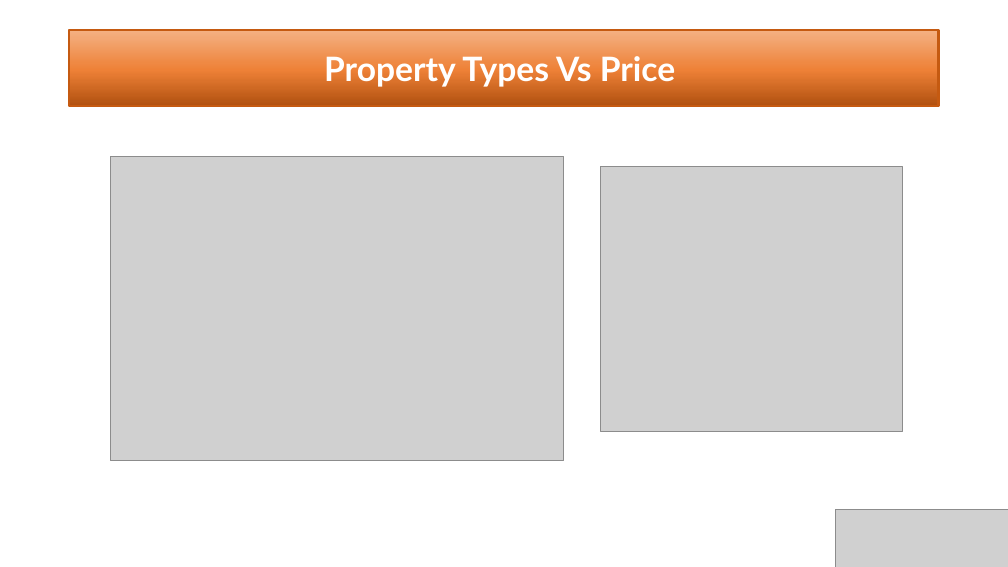
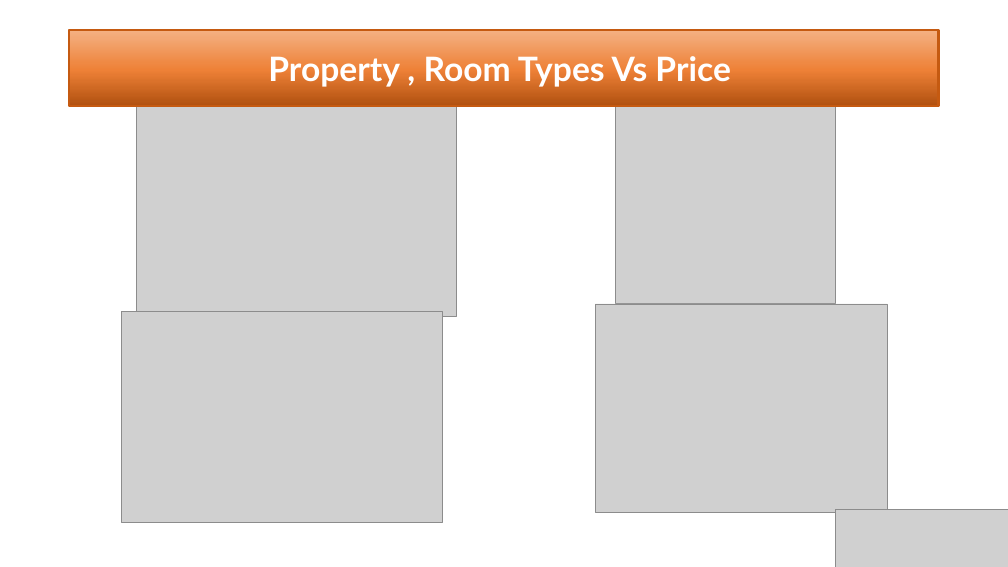
Before and after one commit to SaranyaPandiaraj/Futuristic-Airbnb, a slide deck: slide 19 of Futuristic_Airbnb.pptx. Drawn at 1008x567 pixels with LibreOffice and Linux fonts; fonts in the diff are those of the drawing; grey boxes stand for pictures. Boxes give left, top, right and bottom in pixels: in the first picture for what was removed or moved away, otherwise in the second. Text is boxed around its words. In the diff, an @@ line names an element or a change of style, - is before the commit and + after.

```diff
--- a/Futuristic_Airbnb.pptx
+++ b/Futuristic_Airbnb.pptx
@@ title at bbox=[268, 56, 730, 87]: text changed @@
-Property Types Vs Price
+Property , Room Types Vs Price
@@ picture added at bbox=[136, 105, 456, 317] @@
@@ picture added at bbox=[616, 95, 836, 303] @@
@@ picture removed at bbox=[110, 157, 564, 461] @@
@@ picture removed at bbox=[600, 166, 903, 431] @@
@@ picture added at bbox=[122, 312, 442, 523] @@
@@ picture added at bbox=[595, 304, 887, 513] @@
```
Also in this commit, not shown: 2 other slides changed, 20 other files.
